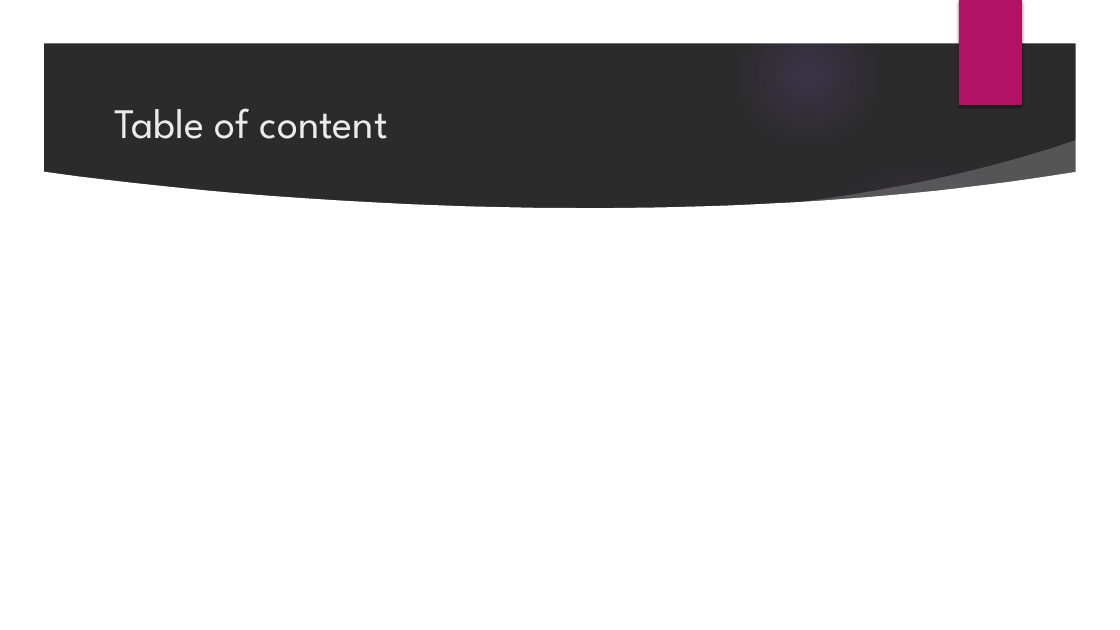
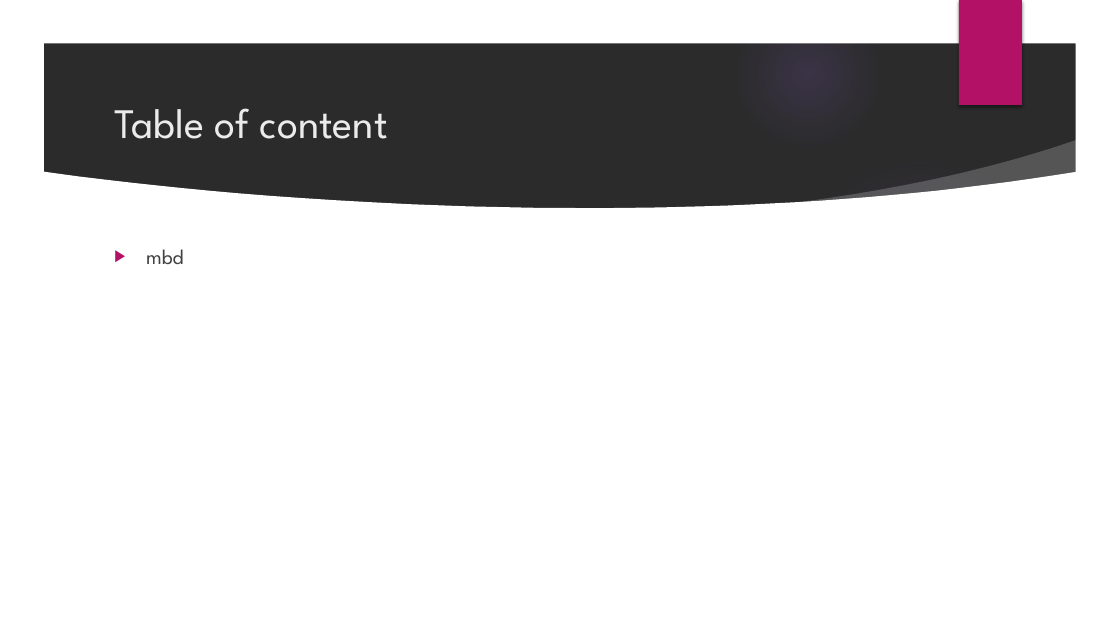
Before and after one commit to tenniskonig/Dokumentation, a slide deck: slide 2 of Tenniskönig.pptx. Drawn at 1120x630 pixels with LibreOffice and Linux fonts; fonts in the diff are those of the drawing; background and template pictures are left out; a plain dark background stands for a picture behind light text. Boxes give left, top, right and bottom in pixels: in the first picture for what was removed or moved away, otherwise in the second. Text is boxed around its words. In the diff, an @@ line names an element or a change of style, - is before the commit and + after.

```diff
--- a/Tenniskönig.pptx
+++ b/Tenniskönig.pptx
@@ text added at <box>146,249,184,264</box>, 18 pt, text #404040 @@
+▶ mbd
```
Also in this commit, not shown: 2 other slides changed, 16 slides added, 1 slide removed, 1 other file.
